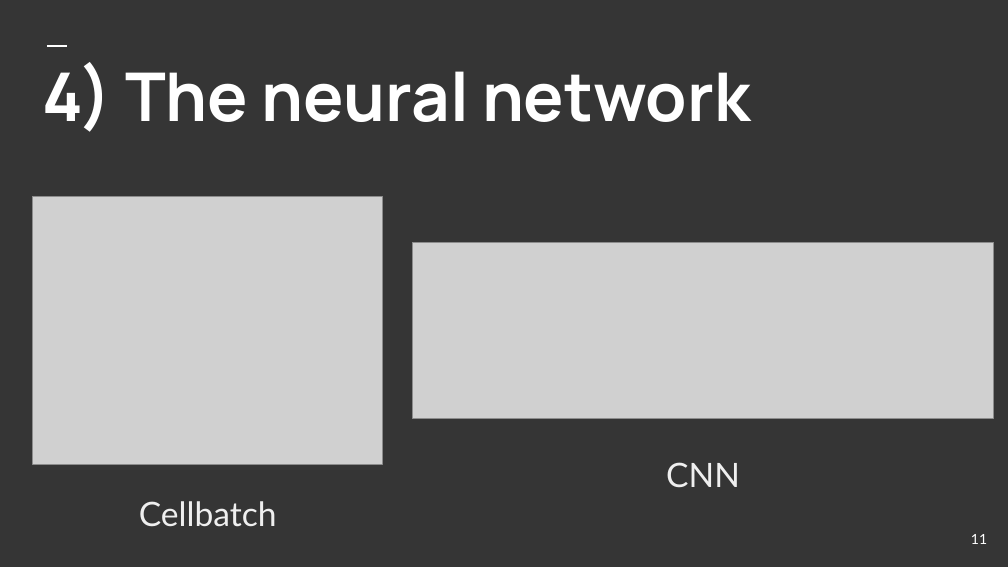
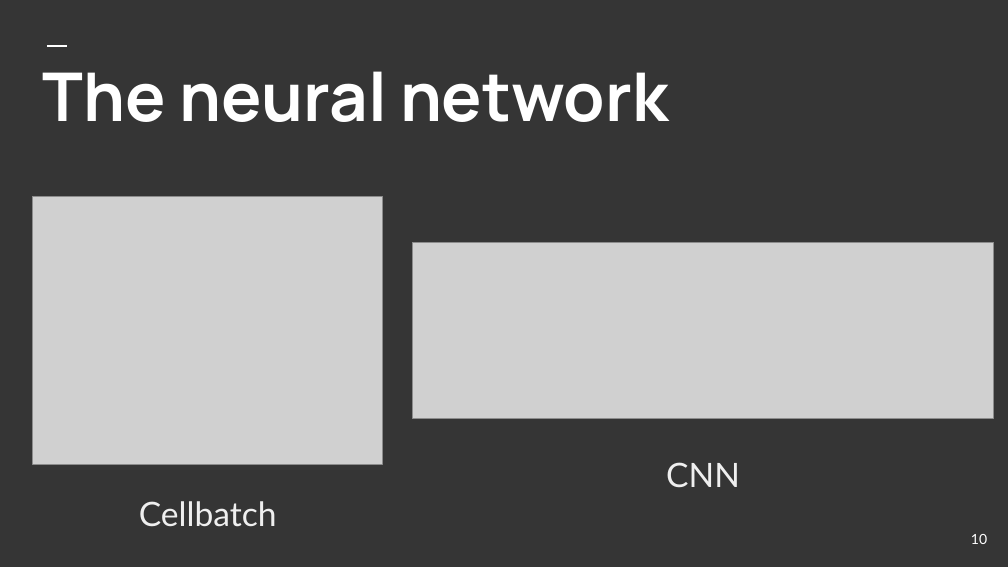
Before and after one commit to AlexMitan/superpixel-preprocessing-recognition, a slide deck: slide 10 of Licenta2018MitanTheodorAlexandru/presentation/Thesis presentation - Superpixel preprocessing.pptx (slide 11 before the commit). Drawn at 1008x567 pixels with LibreOffice and Linux fonts; fonts in the diff are those of the drawing; grey boxes stand for pictures. Boxes give left, top, right and bottom in pixels: in the first picture for what was removed or moved away, otherwise in the second. Text is boxed around its words. In the diff, an @@ line names an element or a change of style, - is before the commit and + after.

```diff
--- a/Licenta2018MitanTheodorAlexandru/presentation/Thesis presentation - Superpixel preprocessing.pptx
+++ b/Licenta2018MitanTheodorAlexandru/presentation/Thesis presentation - Superpixel preprocessing.pptx
@@ title at box(43, 71, 668, 122): text changed @@
-4) The neural network
+The neural network
@@ page number at box(971, 534, 987, 544): text changed @@
-11
+10
```
Also in this commit, not shown: 4 other slides changed, 1 slide removed, 1 other file.
